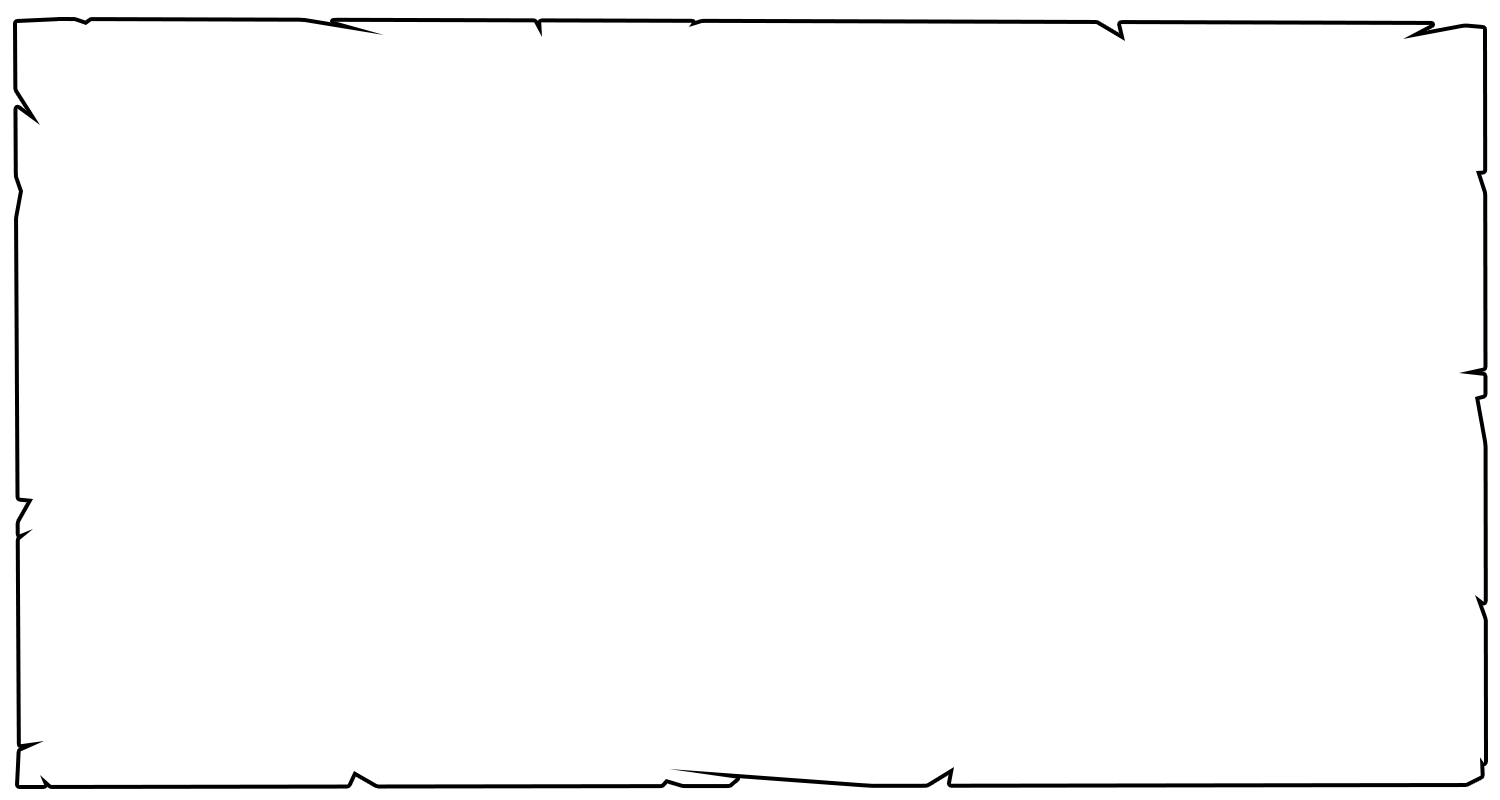
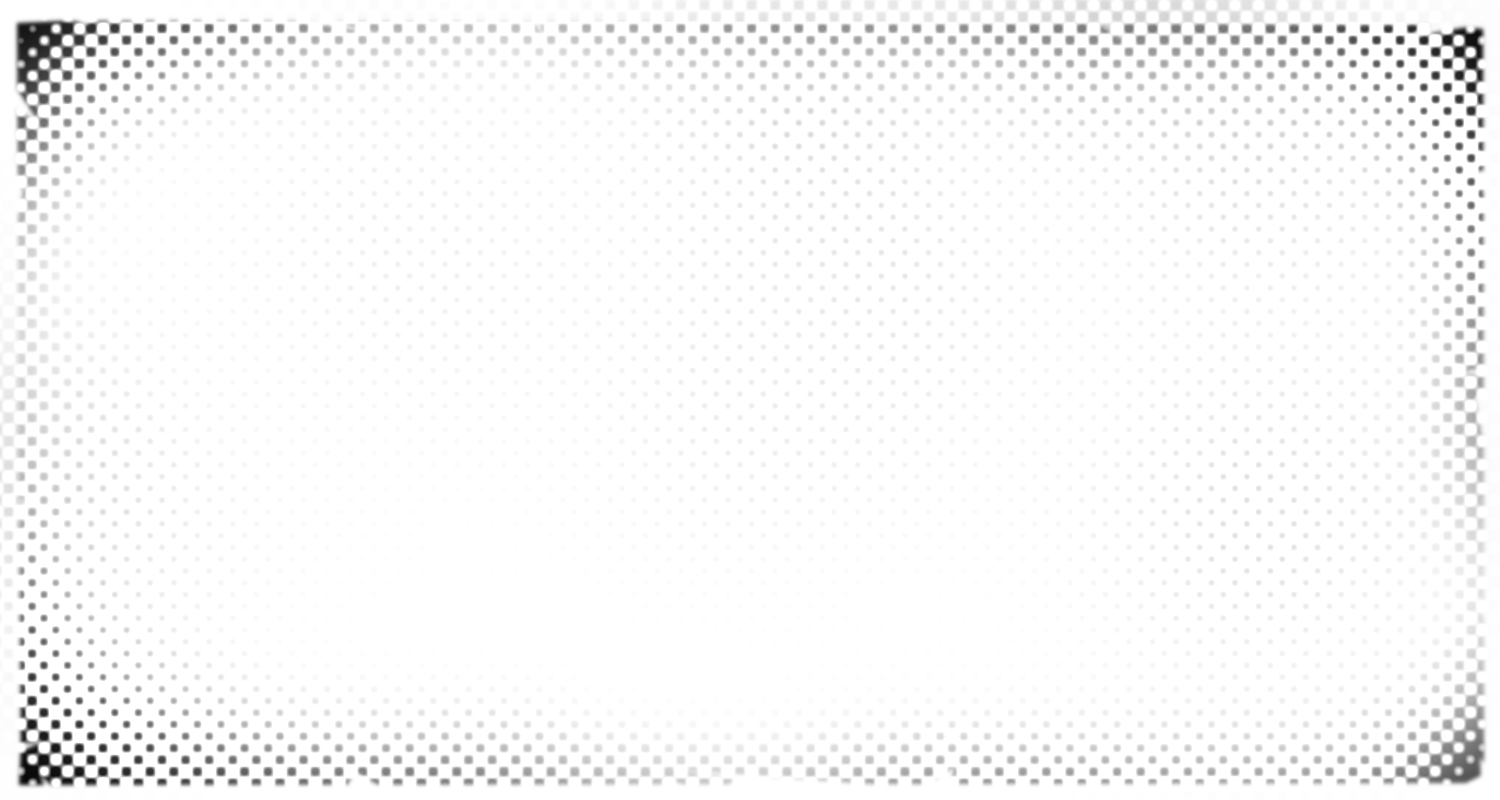
Revision of a layered w=1500, h=800 image; what changed, layer by layer:
added layer "Gradient Fill 1" above "Layer 2" over (0, 0, 1500, 790)
added layer "Layer 2" above "Layer 1" over (0, 0, 1500, 790)
hid "Layer 1" over (17, 21, 1484, 785)
